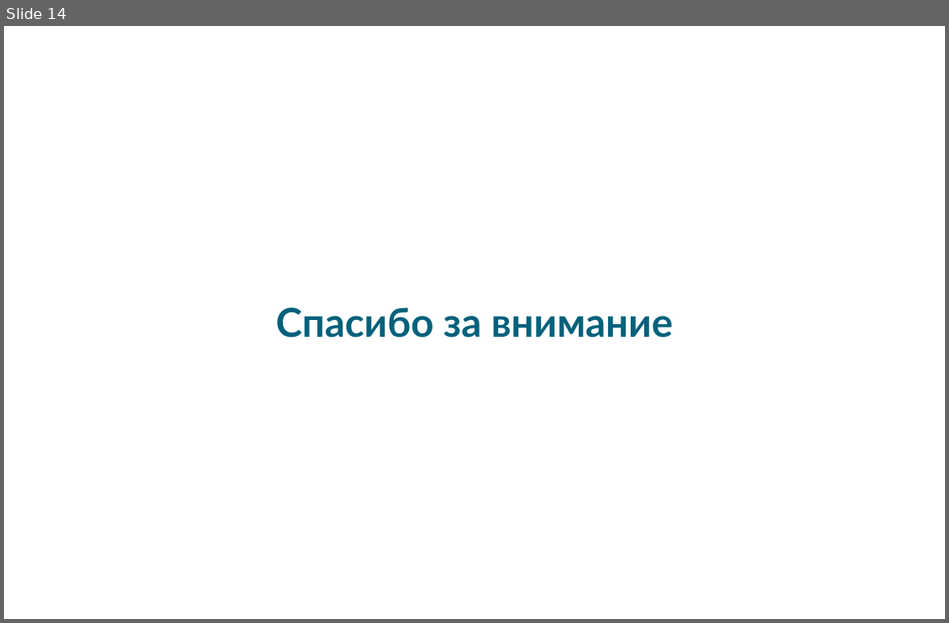
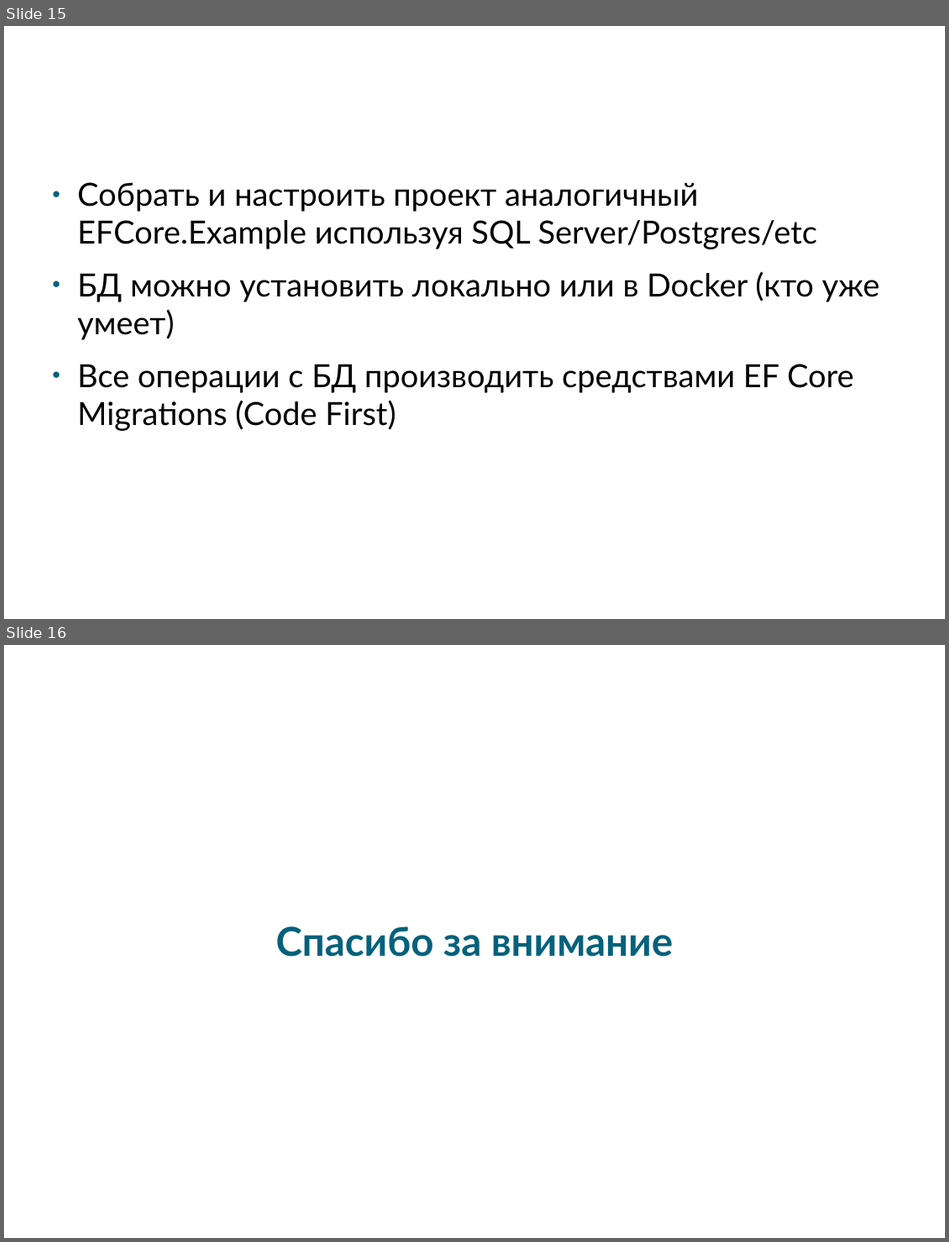
Before and after one commit to klimenkoAnna/DeveloperInstrumentalTools, a slide deck: docs/ETU DIT #3.pptx. Shown one above the other, each under a label of ours: slide 14 before the commit, slides 15 and 16 after it. The pictures are 949x623 and 949x1242 pixels, drawn with LibreOffice and Linux fonts; fonts in the diff are those of the drawing; background and template pictures are left out. Boxes give left, top, right and bottom in pixels: in the first picture for what was removed or moved away, otherwise in the second. Text is boxed around its words. In the diff, an @@ line names an element or a change of style, - is before the commit and + after.

```diff
--- a/docs/ETU DIT #3.pptx
+++ b/docs/ETU DIT #3.pptx
@@ slide 15 added at [4, 26, 945, 619], background picture (left out) @@
@@ text added at [51, 35, 899, 134], 60 pt, text #FFFFFF @@
+Домашнее задание
@@ text added at [77, 182, 880, 431], 32 pt, text #000000 @@
+● Собрать и настроить проект аналогичный EFCore.Example используя SQL Server/Postgres/etc
+● БД можно установить локально или в Docker (кто уже умеет)
+● Все операции с БД производить средствами EF Core Migrations (Code First)
@@ what was slide 14 is now slide 16 @@
```
Also in this commit, not shown: 5 slides changed, 3 other slides added, 2 slides removed.
